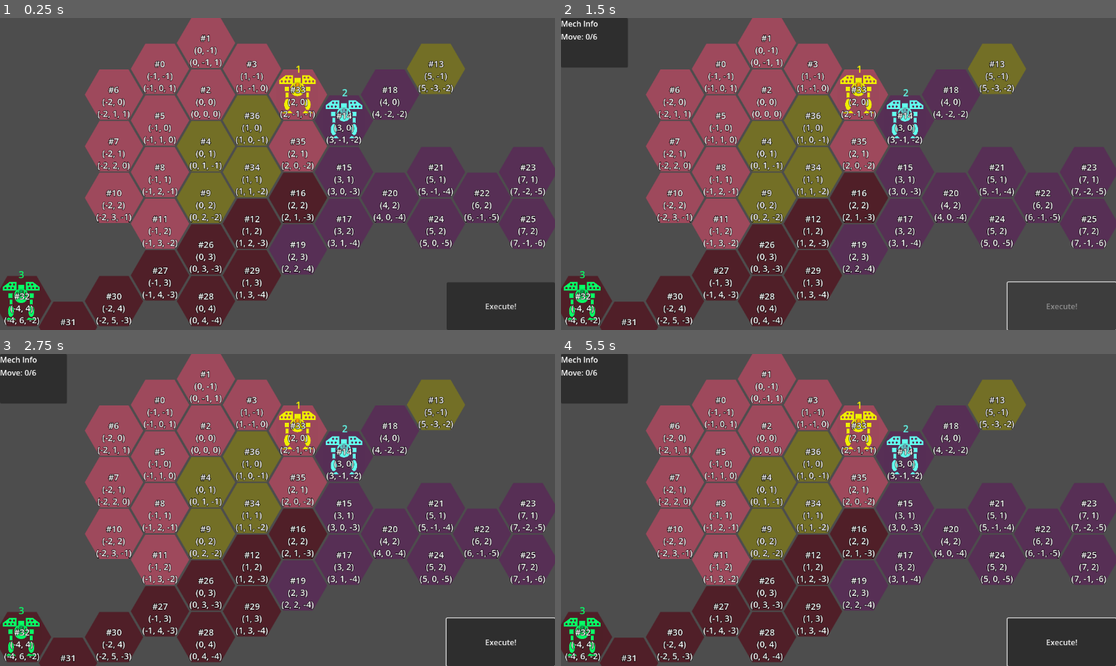
Above: before the commit, frames 1-4 (two rows, left to right).
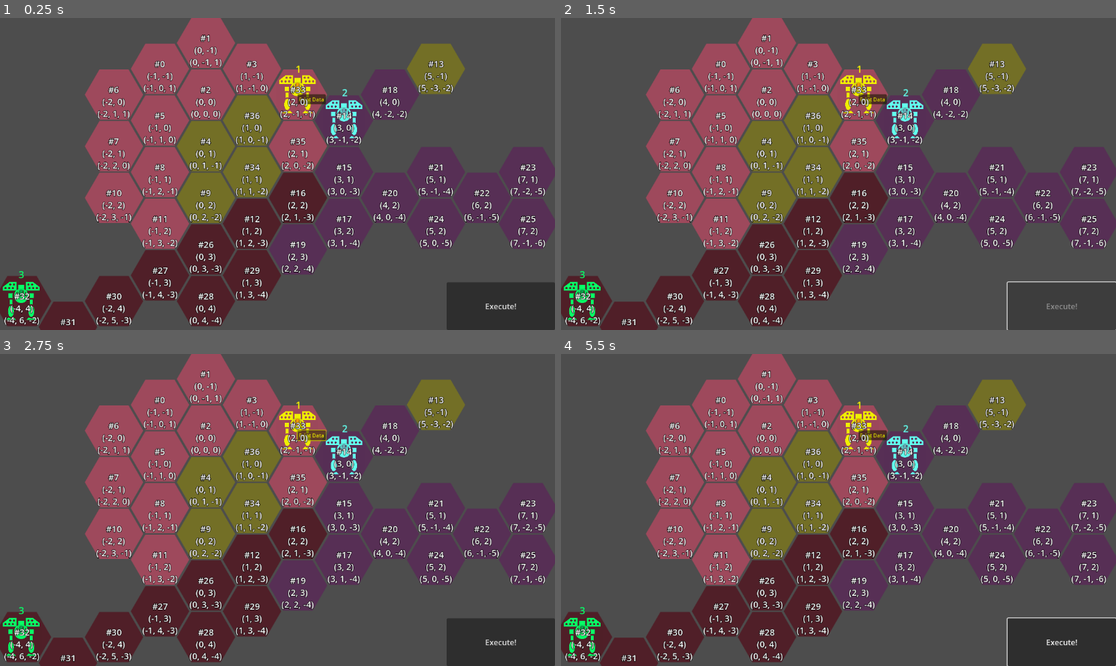
Above: after the commit, the same moments.

Repository: ArokhSlade/confetticore
Game: Godot game, scene res://game.tscn
The game is run twice, just before and just after one commit, with the same random seed, the same clock (stepped at 60 frames per second) and the same inputs.
Inputs (mouse positions are in pixels of both pictures, inside the frame that each line leads up to):
- Up to frame 1 (0.25 s): no input
- Up to frame 2 (1.5 s): click (871, 99) at 0.5 s, where only the run after the commit has a clickable "Print Data"; click "Execute!" at 1.25 s
- Up to frame 3 (2.75 s): click (310, 435) at 2 s, where only the run after the commit has a clickable "Print Data"
- Up to frame 4 (5.5 s): click "Execute!" at 2.75 s; click (871, 435) at 3.5 s, where only the run after the commit has a clickable "Print Data"; click "Execute!" at 4.25 s; tap Enter at 5 s; move the mouse to (960, 494) at 5.02 s; click (960, 494) at 5.17 s

The runs differ from the first frame. In frame 1, 0.1% of the frame differs, in the area x 53-59%, y 24-28%; in frame 2, 2.0%; in frame 3, 2.2%, in the area x 0-100%, y 0-100%; in frame 4, 2.0%.

Commit message:
removed HexMap reference from Hex
also added a temporary debugging script and node in level

Diff:
--- a/hex_map.gd
+++ b/hex_map.gd
@@ -43,16 +43,17 @@
 
 class Hex:
 	var cube_coords : Vector3i
-	var hex_map : HexMap
 
 	var tile_data : TileData
 	var occupant : Object
 
-	func _init(in_hex_map, in_cube_coords):
-		hex_map = in_hex_map
+	func _init(hex_map : HexMap, in_cube_coords):
 		cube_coords = in_cube_coords
 		var map_coords = hex_map.cube_to_map(cube_coords)
 		tile_data = hex_map.get_cell_tile_data(map_coords)
 
 	func is_occupied():
 		return occupant != null
+
+	func print_data():
+		print("hex data: " + str(tile_data.get_custom_data_by_layer_id(0)))
--- a/level/level.tscn
+++ b/level/level.tscn
@@ -6,6 +6,7 @@
 [ext_resource type="PackedScene" uid="uid://30ubfbepehwu" path="res://mech/mech.tscn" id="3_oi3di"]
 [ext_resource type="PackedScene" uid="uid://unqo5f8jesjm" path="res://level/mechs.tscn" id="4_1ainy"]
 [ext_resource type="PackedScene" uid="uid://c36lqqsnbslbl" path="res://pilot/pilot.tscn" id="5_f2txt"]
+[ext_resource type="Script" uid="uid://dms0vr01nyw28" path="res://debug/debug_button.gd" id="7_ivpvi"]
 
 [sub_resource type="TileSetAtlasSource" id="TileSetAtlasSource_8yx6j"]
 texture = ExtResource("1_vonw3")
@@ -36,8 +37,6 @@
 tile_size = Vector2i(190, 160)
 custom_data_layer_0/name = "pathfinding"
 custom_data_layer_0/type = 3
-custom_data_layer_1/name = "occupant"
-custom_data_layer_1/type = 0
 sources/2 = SubResource("TileSetAtlasSource_8yx6j")
 
 [node name="Level" type="Node2D" node_paths=PackedStringArray("hex_map", "mechs")]
@@ -76,6 +75,12 @@
 text = "1"
 horizontal_alignment = 1
 vertical_alignment = 1
+
+[node name="DEBUGButton" type="Button" parent="Mechs/Mech"]
+offset_right = 8.0
+offset_bottom = 8.0
+text = "Print Data"
+script = ExtResource("7_ivpvi")
 
 [node name="Mech2" parent="Mechs" node_paths=PackedStringArray("pilot") instance=ExtResource("3_oi3di")]
 modulate = Color(0.384608, 1, 0.93165, 1)
@@ -124,4 +129,5 @@
 [node name="MechStepTimer" type="Timer" parent="."]
 
 [connection signal="finished_moving_all" from="Mechs" to="." method="_on_mechs_finished_moving_all"]
+[connection signal="pressed" from="Mechs/Mech/DEBUGButton" to="Mechs/Mech/DEBUGButton" method="_on_pressed"]
 [connection signal="timeout" from="MechStepTimer" to="Mechs" method="_on_mech_step_timer_timeout"]
Not shown: 1 places in level/level.tscn that only renumber resources
